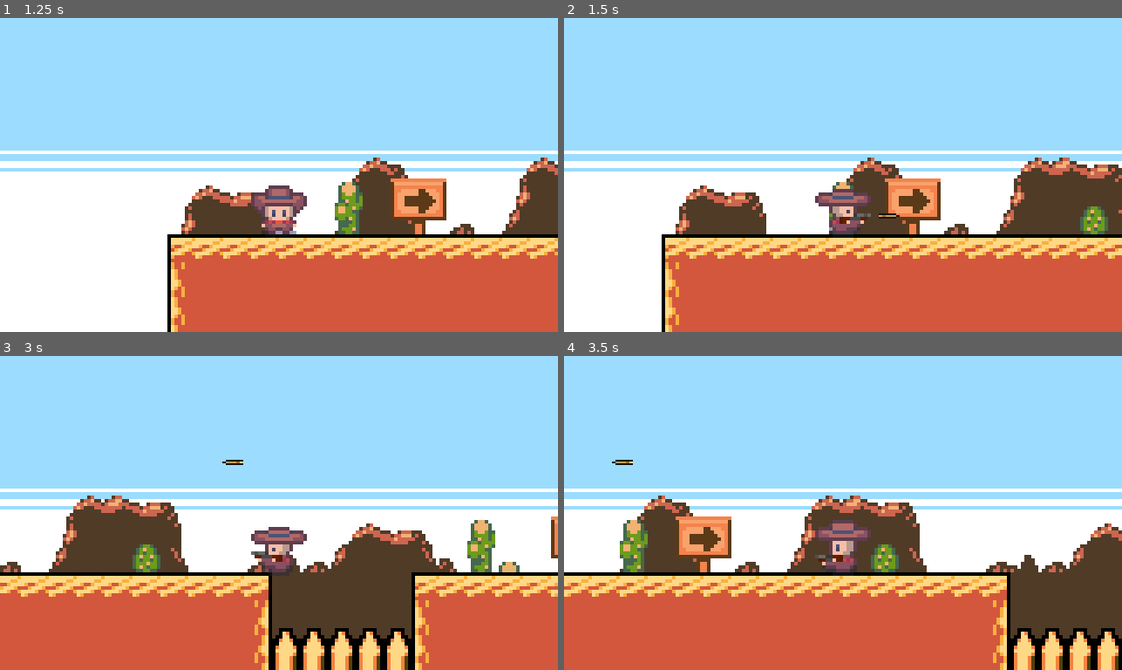
Above: before the commit, frames 1-4 (two rows, left to right).
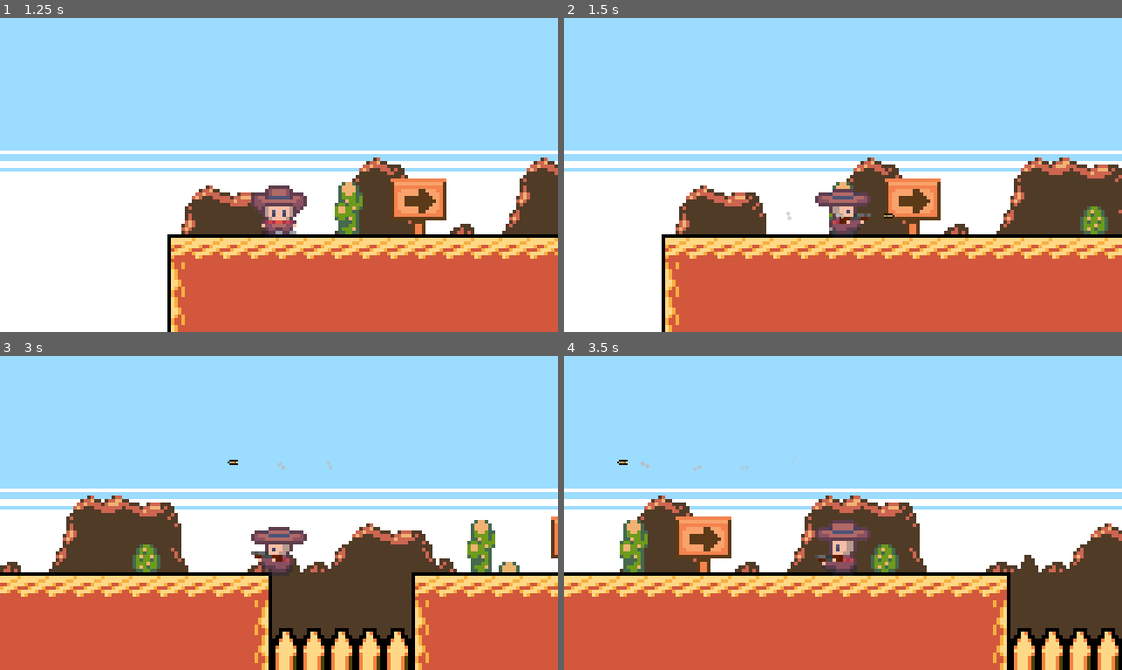
Above: after the commit, the same moments.

Repository: iltusing/hoohacks26
Game: Godot game, scene res://scenes/title.tscn
Same seed, same stepped clock (60 frames per second), same inputs: the game is played once before the commit and once after it.
Inputs:
- Up to frame 1 (1.25 s): click "PLAY" at 0.5 s
- Up to frame 2 (1.5 s): hold D (move_right) from 1.28 s (still down); tap Space (shoot) at 1.35 s
- Up to frame 3 (3 s): tap W (jump) at 1.52, 2.27 s; tap Space (shoot) at 2.1, 2.85 s; release D (move_right) at 2.78 s; hold A (move_left) from 2.78 s (still down)
- Up to frame 4 (3.5 s): keep holding A (move_left)

Frame 1 is identical in both runs. In frame 2, less than 0.1% of the frame differs, in the area x 39-61%, y 61-65%; in frame 3, less than 0.1%; in frame 4, less than 0.1%, in the area x 8-34%, y 33-37%.

Commit message:
Add bullet trail

Diff:
--- /dev/null
+++ b/wild-west-game/scenes/bullet-particle.tscn
@@ -0,0 +1,10 @@
+[gd_scene format=3 uid="uid://syiyu32xkc4d"]
+
+[ext_resource type="Script" uid="uid://b4wbfpln2gf1e" path="res://scripts/bullet_particle.gd" id="1_khesh"]
+[ext_resource type="Texture2D" uid="uid://i5if283ar7rq" path="res://assets/bullet-trail.png" id="2_abop3"]
+
+[node name="BulletParticle" type="Node2D" unique_id=1708827073]
+script = ExtResource("1_khesh")
+
+[node name="particle" type="Sprite2D" parent="." unique_id=1756128258]
+texture = ExtResource("2_abop3")
--- a/wild-west-game/scripts/bullet.gd
+++ b/wild-west-game/scripts/bullet.gd
@@ -1,8 +1,28 @@
 extends Node2D
 
 @export var speed: float = 200.0
+@export var trail_spawn_interval: float = 0.05
+@export var trail_side_offset: float = 1.0
+@export var trail_back_offset: float = 3.0
+
+const BULLET_PARTICLE_SCENE := preload("res://scenes/bullet-particle.tscn")
 
 var direction: float = 1.0
+var _trail_timer: float = 0.0
 
 func _process(delta: float) -> void:
 	position.x += speed * direction * delta
+	_trail_timer -= delta
+
+	if _trail_timer <= 0.0:
+		_spawn_trail_particle()
+		_trail_timer = trail_spawn_interval
+
+func _spawn_trail_particle() -> void:
+	var particle := BULLET_PARTICLE_SCENE.instantiate()
+	var side_offset := randf_range(-trail_side_offset, trail_side_offset)
+	var particle_position := global_position + Vector2(-trail_back_offset * direction, side_offset)
+
+	particle.global_position = particle_position
+	particle.direction = direction
+	get_tree().current_scene.add_child(particle)
--- /dev/null
+++ b/wild-west-game/scripts/bullet_particle.gd
@@ -0,0 +1,33 @@
+extends Node2D
+
+@export var lifetime: float = 0.28
+@export var fade_time: float = 0.28
+@export var base_drift_speed: float = 24.0
+@export var sideways_drift_speed: float = 18.0
+@export var min_rotation_speed: float = -7.0
+@export var max_rotation_speed: float = 7.0
+
+@onready var particle: Sprite2D = $particle
+
+var direction: float = 1.0
+var _time_left: float
+var _velocity: Vector2
+var _rotation_speed: float
+
+func _ready() -> void:
+	_time_left = lifetime
+	rotation = randf_range(0.0, TAU)
+	_rotation_speed = randf_range(min_rotation_speed, max_rotation_speed)
+	_velocity = Vector2(
+		randf_range(-base_drift_speed, -base_drift_speed * 0.35) * direction,
+		randf_range(-sideways_drift_speed, sideways_drift_speed)
+	)
+
+func _process(delta: float) -> void:
+	position += _velocity * delta
+	rotation += _rotation_speed * delta
+	_time_left -= delta
+	particle.modulate.a = clampf(_time_left / fade_time, 0.0, 1.0)
+
+	if _time_left <= 0.0:
+		queue_free()
--- a/wild-west-game/scripts/player.gd
+++ b/wild-west-game/scripts/player.gd
@@ -83,5 +83,5 @@
 
 	bullet.direction = bullet_direction
 	bullet.global_position = global_position + Vector2(BULLET_SPAWN_OFFSET.x * bullet_direction, BULLET_SPAWN_OFFSET.y)
-	bullet.scale.x = bullet_direction
+	bullet.scale.x = absf(bullet.scale.x) * bullet_direction
 	get_tree().current_scene.add_child(bullet)
Not shown: 1 places in wild-west-game/scenes/bullet.tscn that only renumber resources
Not shown, added: wild-west-game/scripts/bullet_particle.gd.uid
